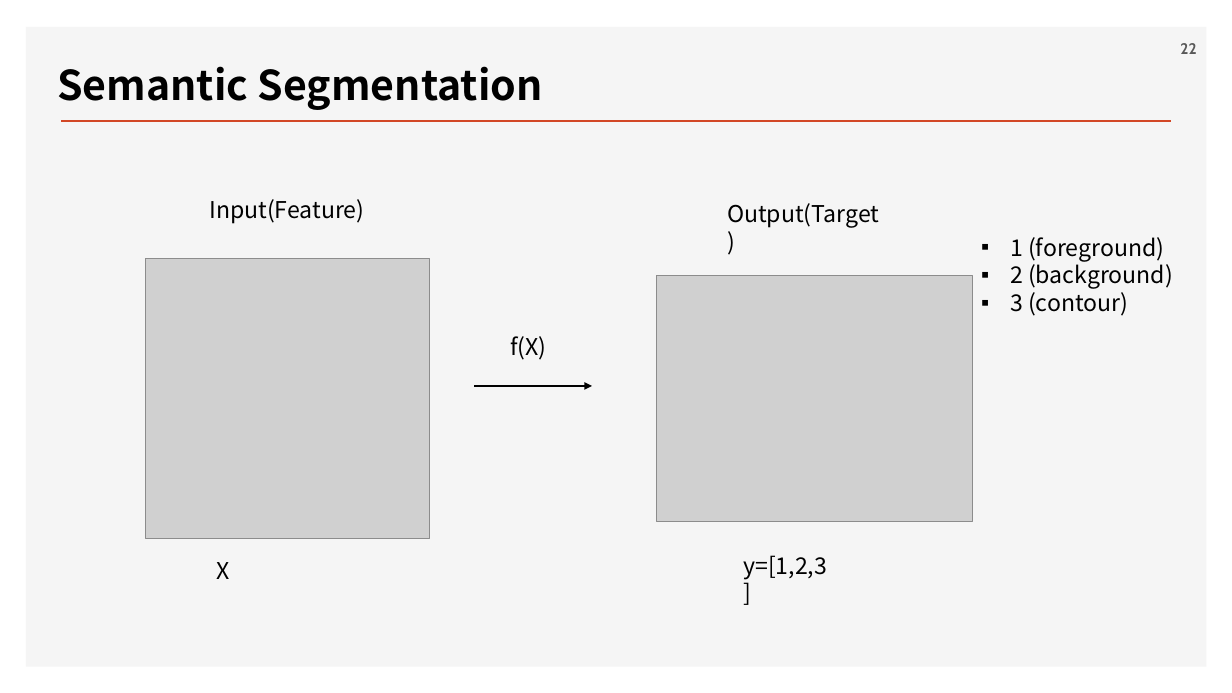
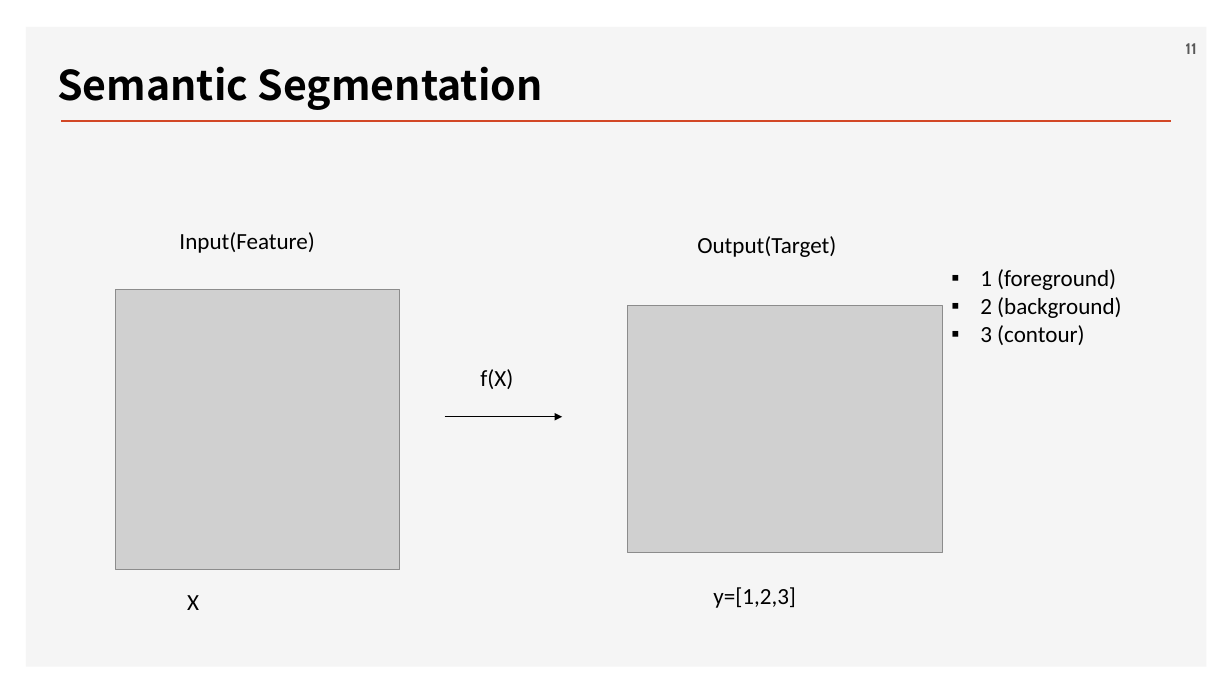
Before and after one commit to ancestor9/2026_Fall_Deep-Learning-with-Python, a slide deck: slide 11 of Chapter 11 Image segmentation.pptx (slide 22 before the commit). Drawn at 1232x693 pixels with LibreOffice and Linux fonts; fonts in the diff are those of the drawing; grey boxes stand for pictures; background and template pictures are left out. Boxes give left, top, right and bottom in pixels: in the first picture for what was removed or moved away, otherwise in the second. Text is boxed around its words. In the diff, an @@ line names an element or a change of style, - is before the commit and + after.

```diff
--- a/Chapter 11 Image segmentation.pptx
+++ b/Chapter 11 Image segmentation.pptx
@@ page number at [1185, 43, 1196, 54]: text changed @@
-22
+11
@@ text "Output(Target)": place and size @@
-text "Output(Target)" at [727, 203, 879, 228]
+text "Output(Target)" at [697, 236, 836, 257]
@@ 4 texts, 2 pictures, 1 arrow: place and size @@
-4 texts, 2 pictures, 1 arrow at [146, 199, 1173, 579]
+4 texts, 2 pictures, 1 arrow at [116, 232, 1121, 610]
@@ font Noto Sans CJK KR to Calibri in 6 elements at [187, 595, 199, 610], [179, 232, 314, 253], [980, 269, 1121, 345], [480, 369, 513, 389], [697, 236, 836, 257], [713, 587, 796, 608] @@
@@ text "y=[1,2,3]": place and size @@
-text "y=[1,2,3]" at [743, 555, 827, 579]
+text "y=[1,2,3]" at [713, 587, 796, 608]
```
Also in this commit, not shown: 6 other slides changed, 6 slides added, 1 slide removed.
